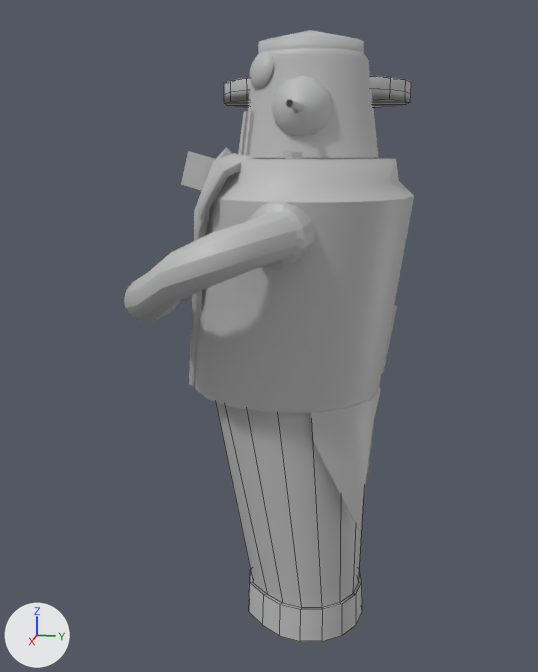
An edit to the FBX model Assets/Models/robutler_01.fbx, drawn before and after from the same camera.
Rendered twice from a 50 mm camera at (0.048, 0.007, 0.0322) aimed at (-0.0031, -0.0032, 0.0194). The axes (+X, +Y, +Z) are drawn at lower left. The lights are the same throughout. Mesh edges are drawn as thin lines on the coarser meshes. Where no turn or scale is listed for an object, it has been applied to the vertices.
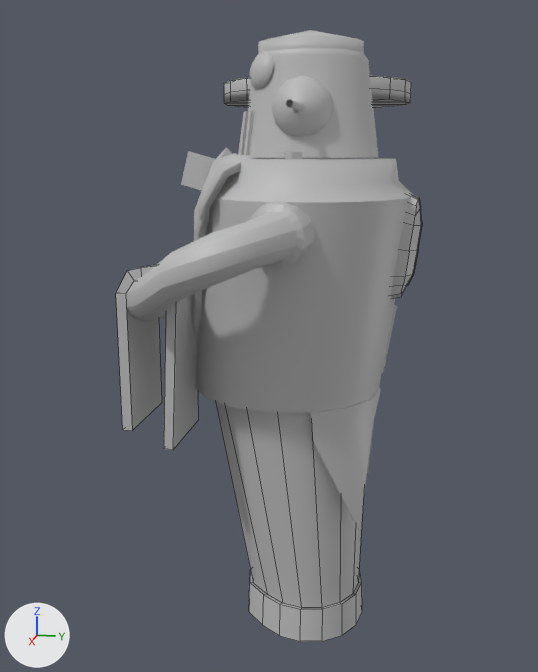
What the commit changed:
Material 'lambert1' (mat_lambert1) is new.
Its base color is (0.5, 0.5, 0.5) (grey #bcbcbc).
Mesh me_mesh_003_1 is new.
It has 18 vertices, 10 faces and spans x -0.00098..0.00098, y 0.00038..0.00108, z -0.00236..0.00299.
It uses material mat_lambert1 (grey #bcbcbc).
Mesh me_mesh_006 is new.
It has 28 vertices, 26 faces and spans x 0.00167..0.00711, y -0.01037..-0.00661, z 0.01461..0.02599.
It uses material mat_lambert1 (grey #bcbcbc).
Mesh me_mesh_004 is new.
It has 70 vertices, 68 faces and spans x -0.00236..0.00191, y 0.00522..0.00715, z 0.02314..0.02978.
It uses material mat_lambert1 (grey #bcbcbc).
Object 'pCube6' (ob_pcube6) is new; it shows me_mesh_003_1.
Its location is (-0.00023, 0.00611, 0.0264).
Object 'polySurface93' (ob_polysurface93) is new; it shows me_mesh_006.
Its location is (0.0, 0.0, -0.00013).
Object 'polySurface94' (ob_polysurface94) is new; it shows me_mesh_004.
Its location is (0.0, 0.0, 0.0).

Pixel boxes (x1, y1, x2, y2) of what changed, in the pictures (538 x 672 px):
'polySurface93', added: after (116, 265, 199, 450)
'polySurface94', added: after (391, 196, 422, 298)
'pCube6', added: after (408, 200, 422, 284)
